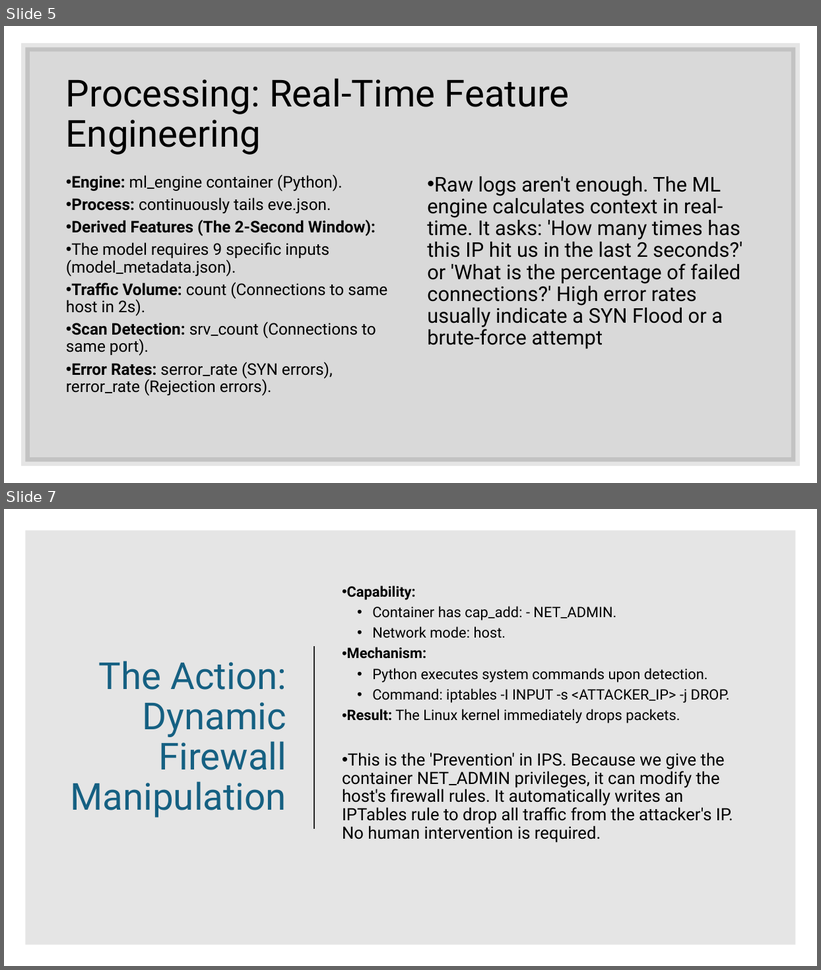
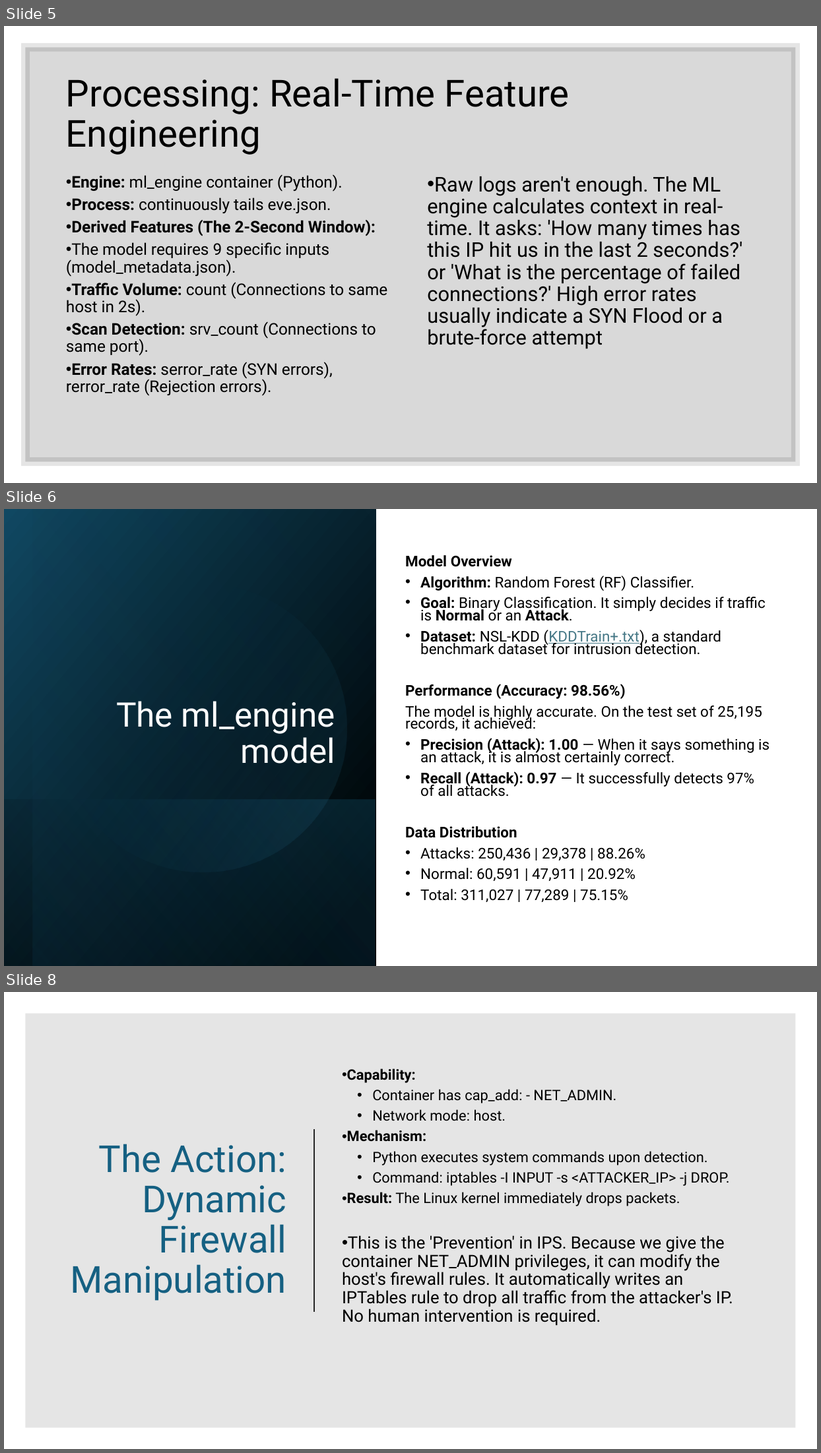
Before and after one commit to vladmarianadam/neuro-sentinel-ids, a slide deck: presentation/Neuro Sentinel draft.pptx. Shown one above the other, each under a label of ours: slides 5 and 7 before the commit, slides 5, 6 and 8 after it; the slides between them are not shown. The pictures are 821x970 and 821x1453 pixels, drawn with LibreOffice and Linux fonts; fonts in the diff are those of the drawing. Boxes give left, top, right and bottom in pixels: in the first picture for what was removed or moved away, otherwise in the second. Text is boxed around its words. In the diff, an @@ line names an element or a change of style, - is before the commit and + after.

```diff
--- a/presentation/Neuro Sentinel draft.pptx
+++ b/presentation/Neuro Sentinel draft.pptx
@@ slide 6 added at (4, 509, 817, 966), background #FFFFFF @@
@@ rectangle added at (4, 509, 376, 966), fill gradient #000000 to #104862 @@
@@ rectangle added at (33, 509, 376, 966), fill gradient #000000 to #156082 @@
@@ ellipse added at (33, 558, 373, 898), fill gradient #156082 to #46B1E1 @@
@@ text added at (405, 555, 770, 902), 17.5 pt, text #000000 @@
+Model Overview
+• Algorithm: Random Forest (RF) Classifier.
+• Goal: Binary Classification. It simply decides if traffic is Normal or an Attack.
+• Dataset: NSL-KDD (KDDTrain+.txt), a standard benchmark dataset for intrusion detection.
+Performance (Accuracy: 98.56%)
+The model is highly accurate. On the test set of 25,195 records, it achieved:
+• Precision (Attack): 1.00 — When it says something is an attack, it is almost certainly correct.
+• Recall (Attack): 0.97 — It successfully detects 97% of all attacks.
+Data Distribution
+• Attacks: 250,436 | 29,378 | 88.26%
+• Normal: 60,591 | 47,911 | 20.92%
+• Total: 311,027 | 77,289 | 75.15%
@@ title added at (116, 701, 335, 764), 40 pt, text #FFFFFF @@
+The ml_engine model
@@ rectangle added at (4, 799, 376, 966), fill gradient #156082 to #000000 @@
@@ what was slide 7 is now slide 8 @@
```
Also in this commit, not shown: 1 slide changed, 1 other file.
